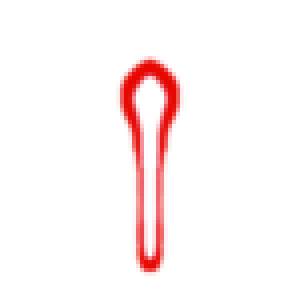
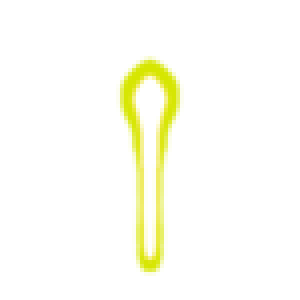
Revision of a layered (300, 300) image; what changed, layer by layer:
painted on "playerBeam.png" over [116, 56, 184, 276]
